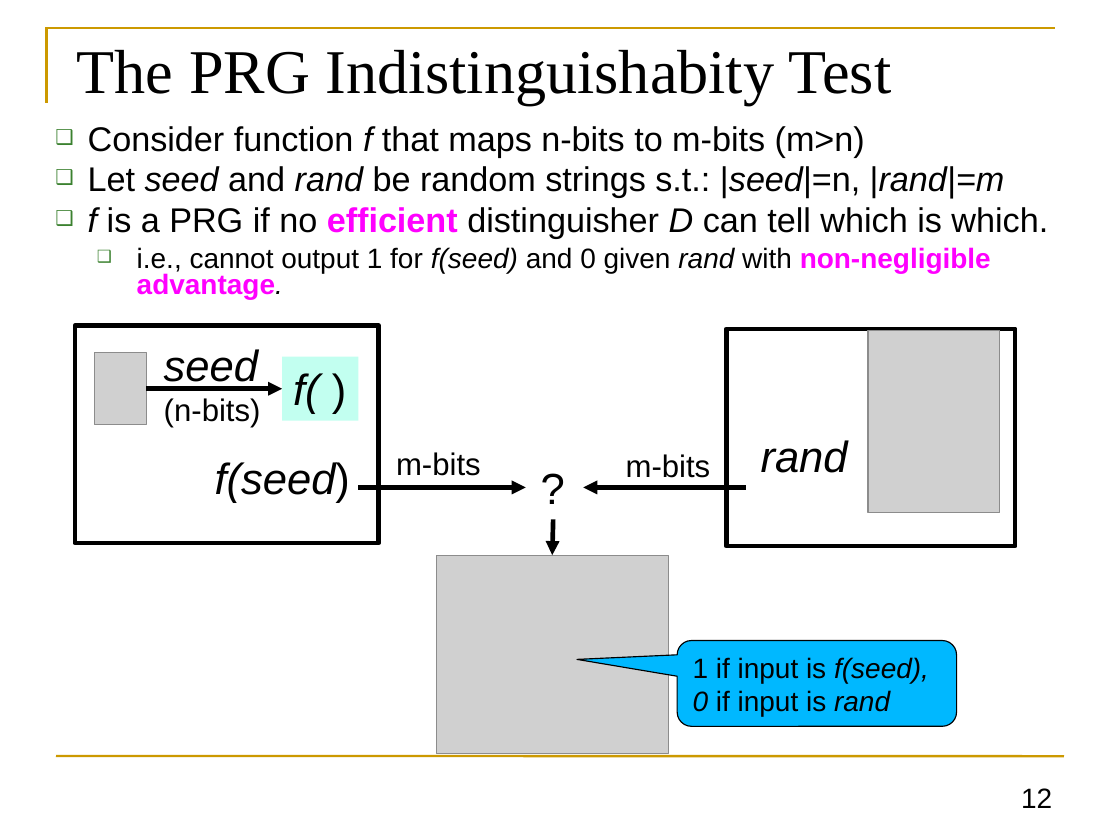
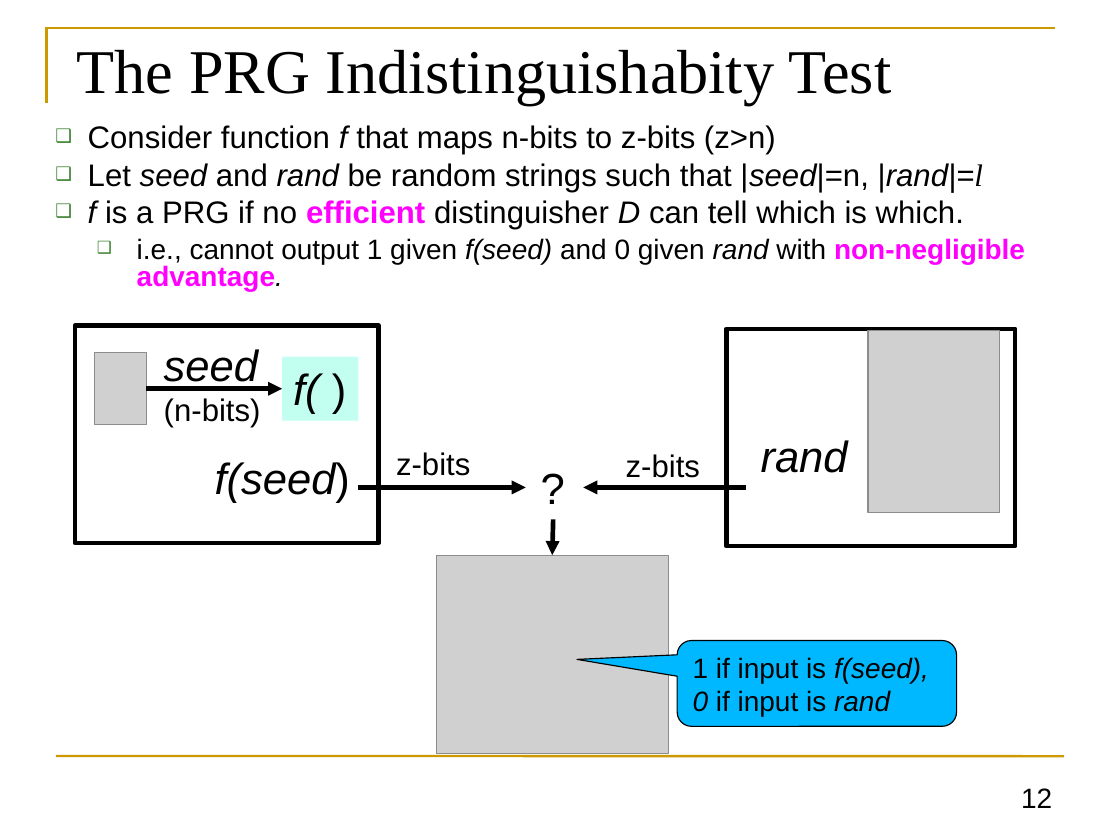
Before and after one commit to GhadaAlmashaqbeh/GhadaAlmashaqbeh.github.io, a slide deck: slide 12 of courses/cse3400-f2026/lecture3.pptx. Drawn at 1120x840 pixels with LibreOffice and Linux fonts; fonts in the diff are those of the drawing; grey boxes stand for pictures. Boxes give left, top, right and bottom in pixels: in the first picture for what was removed or moved away, otherwise in the second. Text is boxed around its words. In the diff, an @@ line names an element or a change of style, - is before the commit and + after.

```diff
--- a/courses/cse3400-f2026/lecture3.pptx
+++ b/courses/cse3400-f2026/lecture3.pptx
@@ text at bbox=[88, 125, 984, 192]: text changed; size 22 to 20 pt @@
-❑ Consider function f that maps n-bits to m-bits (m>n)
-❑ Let seed and rand be random strings s.t.: |seed|=n, |rand|=m
+❑ Consider function f that maps n-bits to z-bits (z>n)
+❑ Let seed and rand be random strings such that |seed|=n, |rand|=l
@@ text at bbox=[88, 200, 964, 230]: size 22 to 20 pt in "f is a PRG if no efficient ..." @@
@@ text at bbox=[137, 238, 1025, 291]: text changed @@
-  ❑ i.e., cannot output 1 for f(seed) and 0 given rand with non-negligible advantage.
+  ❑ i.e., cannot output 1 given f(seed) and 0 given rand with non-negligible advantage.
@@ text at bbox=[396, 452, 470, 476]: text changed @@
-m-bits
+z-bits
@@ text at bbox=[626, 454, 700, 478]: text changed @@
-m-bits
+z-bits
```
Also in this commit, not shown: 19 other slides changed, 5 other files.
